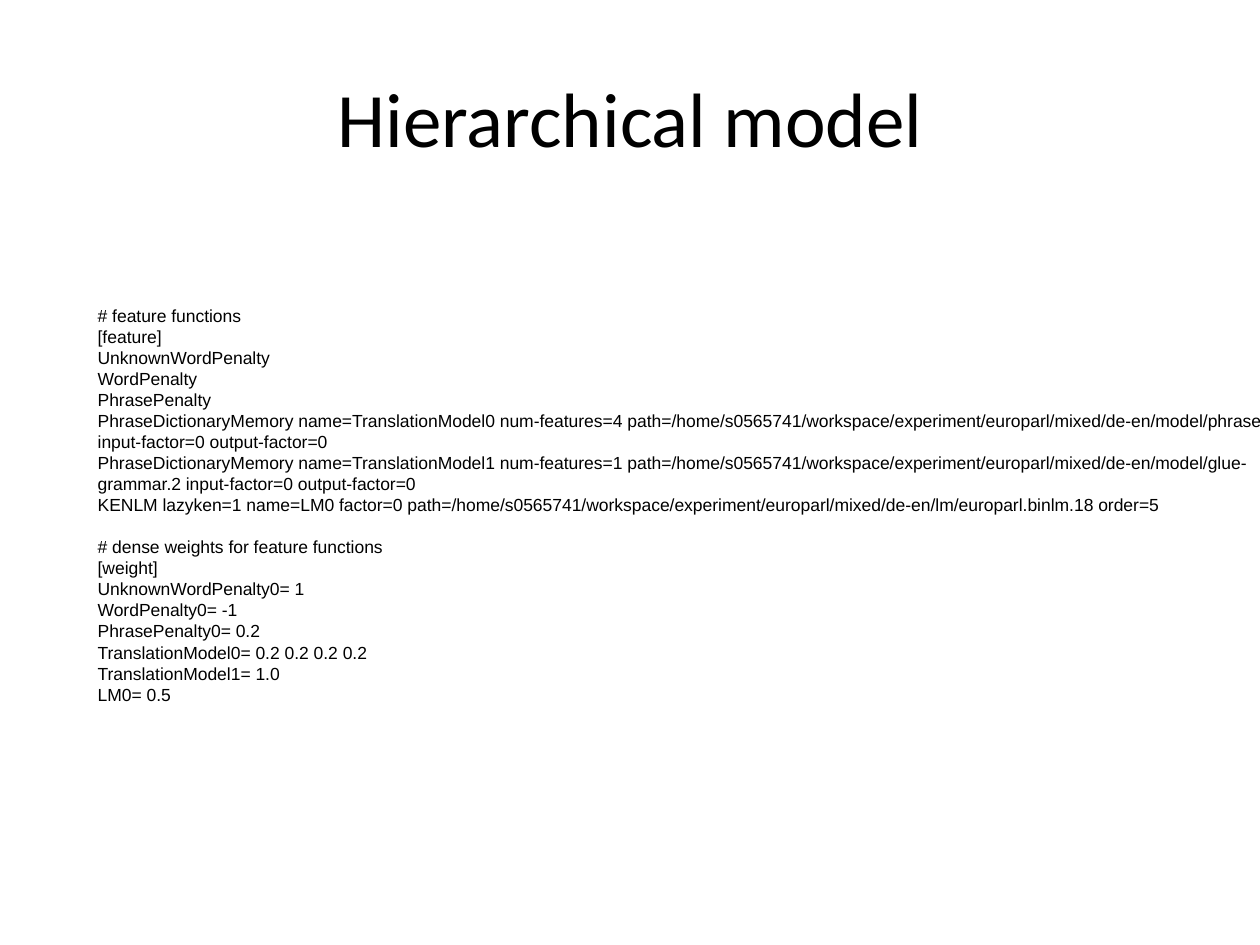
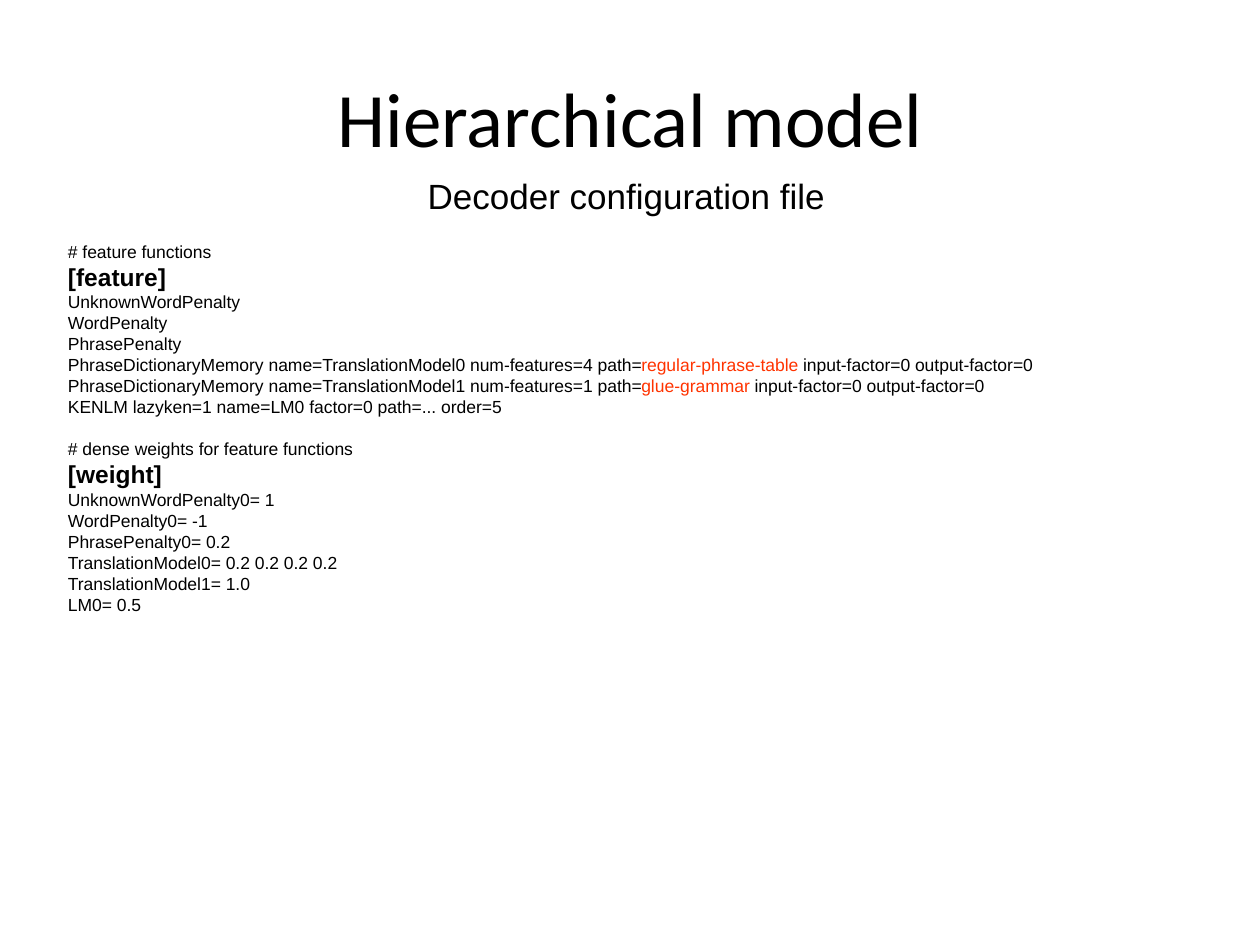
Before and after one commit to hieuhoang/papers, a slide deck: slide 15 of icon.2014/Basics.odp. Drawn at 1260x945 pixels with LibreOffice and Linux fonts; fonts in the diff are those of the drawing; background and template pictures are left out. Boxes give left, top, right and bottom in pixels: in the first picture for what was removed or moved away, otherwise in the second. Text is boxed around its words. In the diff, an @@ line names an element or a change of style, - is before the commit and + after.

```diff
--- a/icon.2014/Basics.odp
+++ b/icon.2014/Basics.odp
@@ text added at [428,183,825,216], 20 pt, text #000000 @@
+Decoder configuration file
@@ text "# feature functions": place and size @@
-text "# feature functions" at [98,309,1260,701]
+text "# feature functions" at [68,245,1033,611]
@@ text at [68,268,166,489]: size 10 to 14 pt, bold on in "[feature]", "[weight]" @@
@@ text at [68,358,1033,417]: text changed @@
-PhraseDictionaryMemory name=TranslationModel0 num-features=4 path=/home/s0565741/workspace/experiment/europarl/mixed/de-en/model/phrase-table.2 input-factor=0 output-factor=0
-PhraseDictionaryMemory name=TranslationModel1 num-features=1 path=/home/s0565741/workspace/experiment/europarl/mixed/de-en/model/glue-grammar.2 input-factor=0 output-factor=0
-KENLM lazyken=1 name=LM0 factor=0 path=/home/s0565741/workspace/experiment/europarl/mixed/de-en/lm/europarl.binlm.18 order=5
+PhraseDictionaryMemory name=TranslationModel0 num-features=4 path=regular-phrase-table input-factor=0 output-factor=0
+PhraseDictionaryMemory name=TranslationModel1 num-features=1 path=glue-grammar input-factor=0 output-factor=0
+KENLM lazyken=1 name=LM0 factor=0 path=... order=5
```
Also in this commit, not shown: 2 other slides changed, 2 slides added, 1 other file.
